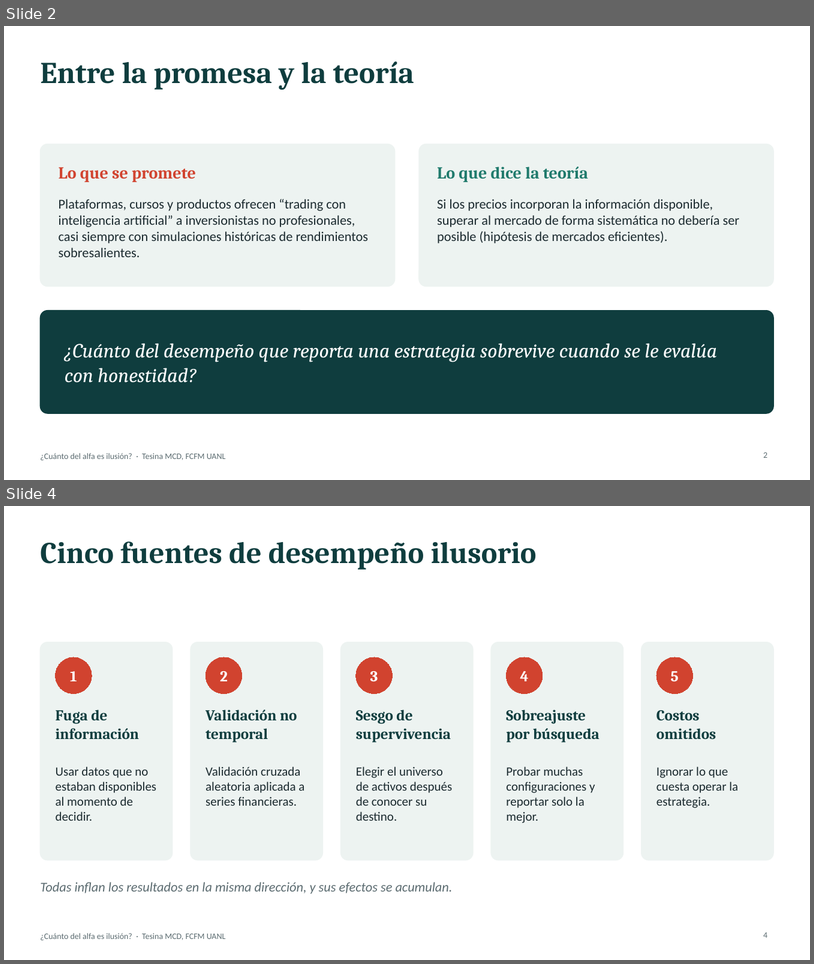
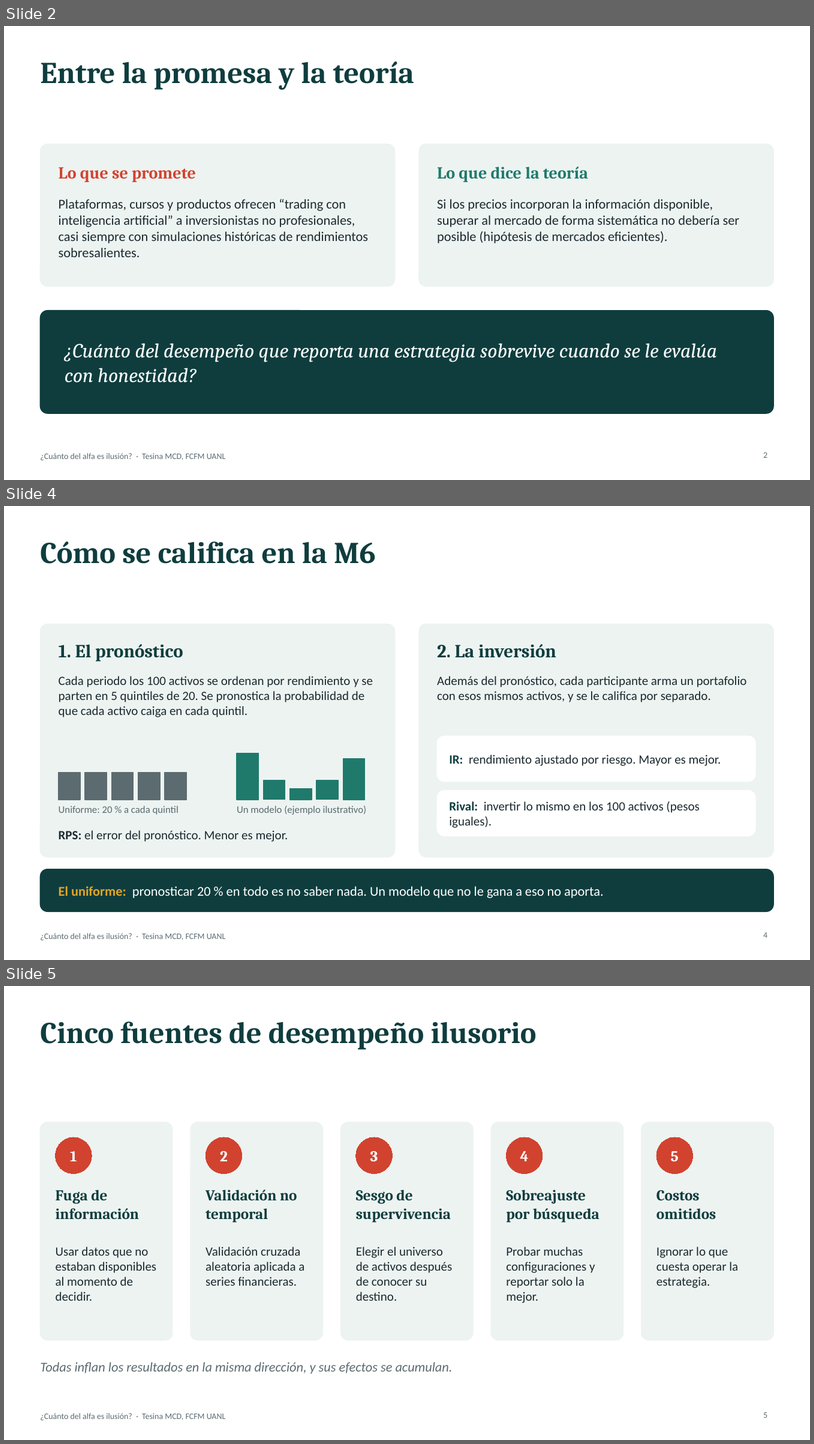
Before and after one commit to marcgym2/tesina-m6, a slide deck: thesis/slides/tesina_defensa.pptx. Shown one above the other, each under a label of ours: slides 2 and 4 before the commit, slides 2, 4 and 5 after it; the slides between them are not shown. The pictures are 814x964 and 814x1444 pixels, drawn with LibreOffice and Linux fonts; fonts in the diff are those of the drawing. Boxes give left, top, right and bottom in pixels: in the first picture for what was removed or moved away, otherwise in the second. Text is boxed around its words. In the diff, an @@ line names an element or a change of style, - is before the commit and + after.

```diff
--- a/thesis/slides/tesina_defensa.pptx
+++ b/thesis/slides/tesina_defensa.pptx
@@ slide 4 added at [4,506,810,960], background #FFFFFF; not listed: 1 template element that a slide beside it also shows @@
@@ title added at [40,541,376,564], 36 pt, text #0F3D3E, bold @@
+Cómo se califica en la M6
@@ rounded rectangle added at [40,624,395,857], fill #EDF3F1, outline #EDF3F1 1 pt @@
@@ rounded rectangle added at [420,624,775,857], fill #EDF3F1, outline #EDF3F1 1 pt @@
@@ text added at [59,644,183,661], 22 pt, text #0F3D3E, bold @@
+1. El pronóstico
@@ text added at [437,644,557,658], 22 pt, text #0F3D3E, bold @@
+2. La inversión
@@ text added at [59,676,373,717], 15 pt, text #1B2A2F @@
+Cada periodo los 100 activos se ordenan por rendimiento y se parten en 5 quintiles de 20. Se pronostica la probabilidad de que cada activo caiga en cada quintil.
@@ text added at [437,676,747,702], 15 pt, text #1B2A2F @@
+Además del pronóstico, cada participante arma un portafolio con esos mismos activos, y se le califica por separado.
@@ rounded rectangle added at [438,736,756,781], fill #FFFFFF, outline #FFFFFF 1 pt @@
@@ rectangle added at [237,753,258,799], fill #1F7A6C, outline #1F7A6C 1 pt @@
@@ text added at [449,754,722,766], 15 pt, text #1B2A2F @@
+IR: rendimiento ajustado por riesgo. Mayor es mejor.
@@ rectangle added at [59,772,80,799], fill #5B6B70, outline #5B6B70 1 pt @@
@@ rectangle added at [85,772,107,799], fill #5B6B70, outline #5B6B70 1 pt @@
@@ rectangle added at [111,772,134,799], fill #5B6B70, outline #5B6B70 1 pt @@
@@ rectangle added at [138,772,160,799], fill #5B6B70, outline #5B6B70 1 pt @@
@@ rectangle added at [165,772,186,799], fill #5B6B70, outline #5B6B70 1 pt @@
@@ rectangle added at [344,758,365,799], fill #1F7A6C, outline #1F7A6C 1 pt @@
@@ rectangle added at [264,781,285,800], fill #1F7A6C, outline #1F7A6C 1 pt @@
@@ rectangle added at [290,789,312,799], fill #1F7A6C, outline #1F7A6C 1 pt @@
@@ rectangle added at [317,781,339,800], fill #1F7A6C, outline #1F7A6C 1 pt @@
@@ rounded rectangle added at [438,790,756,835], fill #FFFFFF, outline #FFFFFF 1 pt @@
@@ text added at [59,805,179,814], 12 pt, text #5B6B70 @@
+Uniforme: 20 % a cada quintil
@@ text added at [237,805,367,814], 12 pt, text #5B6B70 @@
+Un modelo (ejemplo ilustrativo)
@@ text added at [449,801,699,828], 15 pt, text #1B2A2F @@
+Rival: invertir lo mismo en los 100 activos (pesos iguales).
@@ text added at [59,830,288,841], 15 pt, text #1B2A2F @@
+RPS: el error del pronóstico. Menor es mejor.
@@ rounded rectangle added at [40,869,774,912], fill #0F3D3E, outline #0F3D3E 1 pt @@
@@ text added at [59,886,603,898], 16 pt, text #FFFFFF @@
+El uniforme: pronosticar 20 % en todo es no saber nada. Un modelo que no le gana a eso no aporta.
@@ page number added at [764,932,768,937], 10 pt, text #5B6B70 @@
+4
@@ what was slide 4 is now slide 5 @@
@@ page number at [764,1412,768,1417]: text changed @@
-4
+5
```
Also in this commit, not shown: 12 slides changed, 2 other slides added, 1 slide removed, 1 other file.
